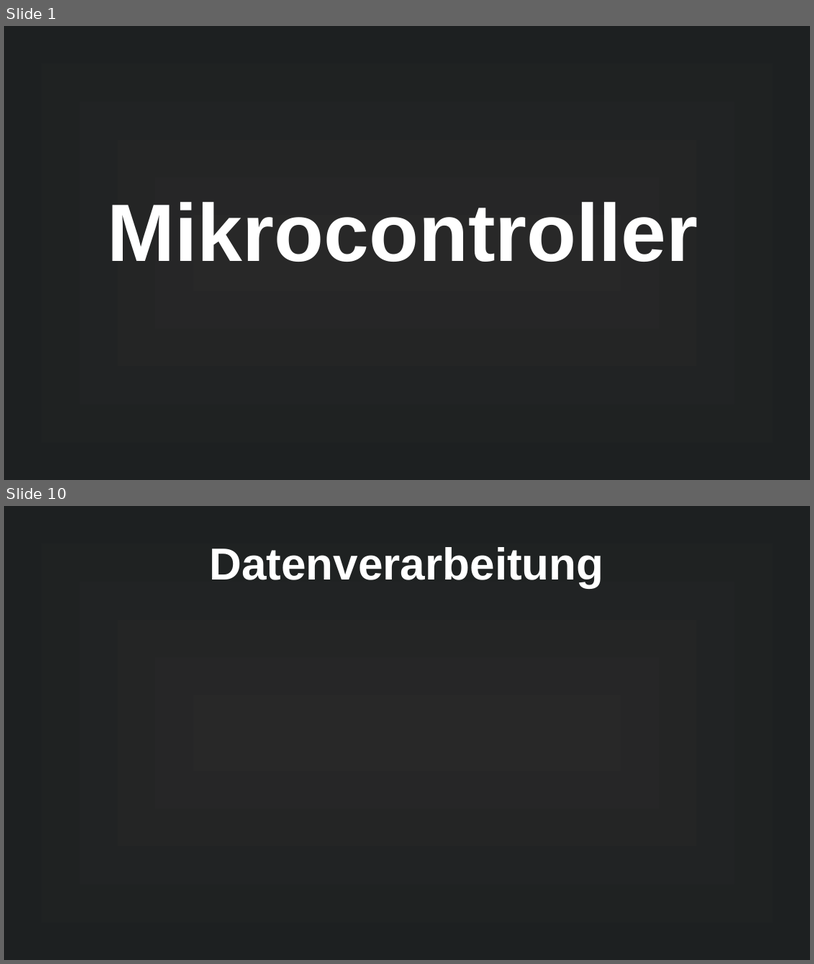
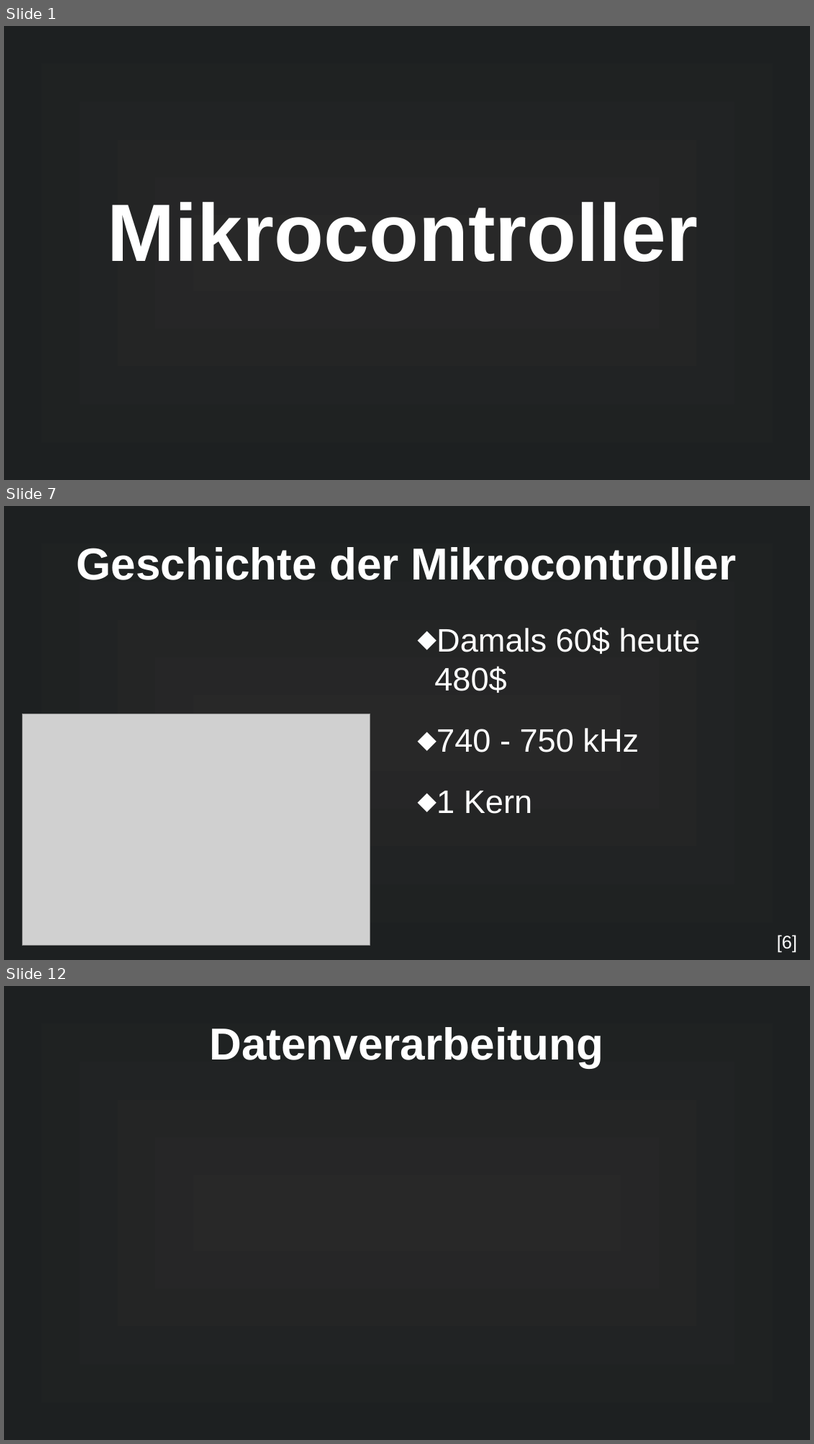
Before and after one commit to MuffinKran24/IMP_GFS, a slide deck: Mikrocontroller_GFS.odp. Shown one above the other, each under a label of ours: slides 1 and 10 before the commit, slides 1, 7 and 12 after it; the slides between them are not shown. The pictures are 814x964 and 814x1444 pixels, drawn with LibreOffice and Linux fonts; fonts in the diff are those of the drawing; grey boxes stand for pictures. Boxes give left, top, right and bottom in pixels: in the first picture for what was removed or moved away, otherwise in the second. Text is boxed around its words. In the diff, an @@ line names an element or a change of style, - is before the commit and + after.

```diff
--- a/Mikrocontroller_GFS.odp
+++ b/Mikrocontroller_GFS.odp
@@ slide 7 added at bbox=[4, 506, 810, 960], background gradient #282828 to #1D2021 @@
@@ title added at bbox=[77, 547, 737, 580], 44 pt, text #FFFFFF, bold @@
+Geschichte der Mikrocontroller
@@ text added at bbox=[435, 627, 701, 813], 32 pt, text #FFFFFF @@
+⬥ Damals 60$ heute 480$
+⬥ 740 - 750 kHz
+⬥ 1 Kern
@@ picture added at bbox=[22, 714, 370, 945] @@
@@ text added at bbox=[777, 934, 797, 952], 18 pt, text #FFFFFF @@
+[6]
@@ what was slide 10 is now slide 12 @@
```
Also in this commit, not shown: 8 slides changed, 1 other slide added, 3 other files.
